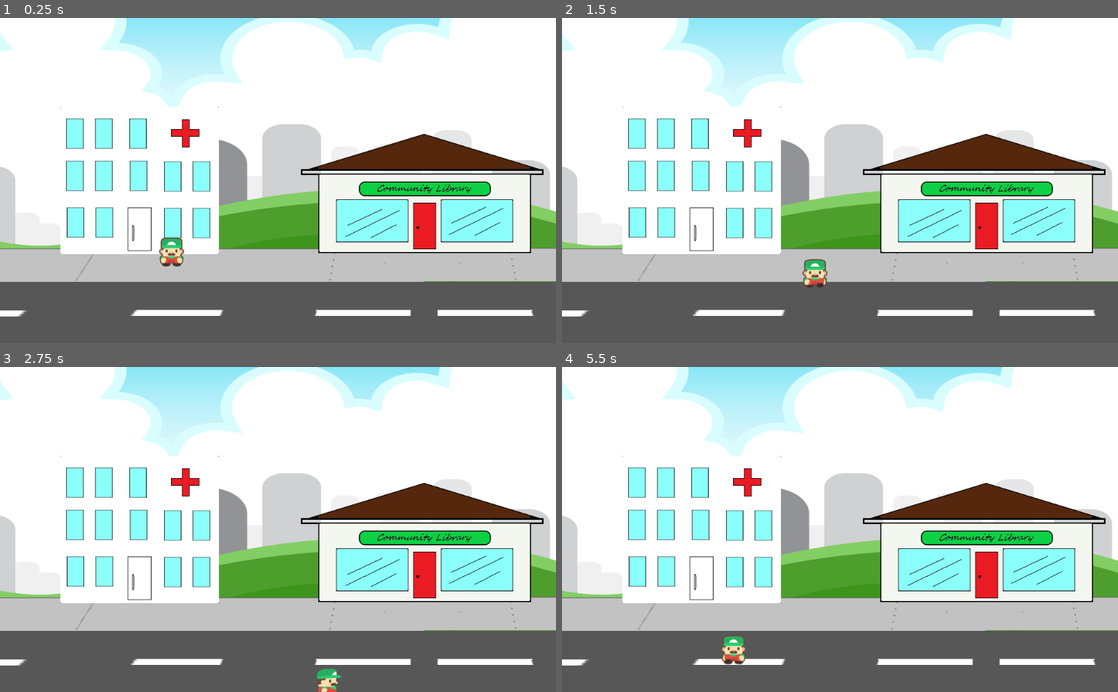
Above: before the commit, frames 1-4 (two rows, left to right).
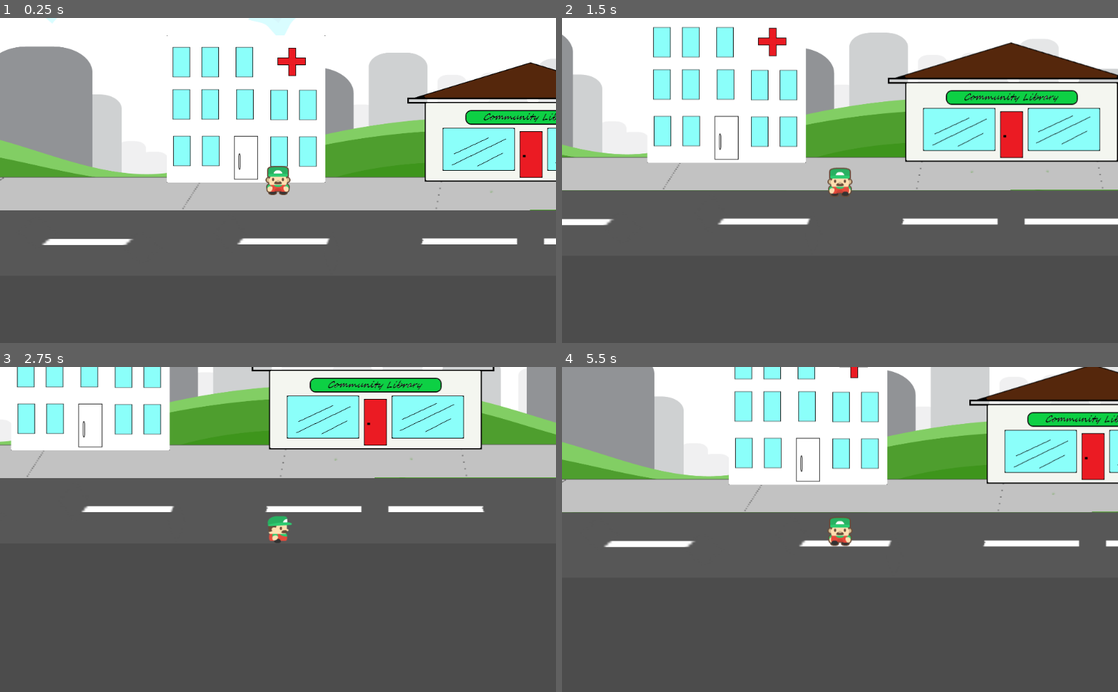
Above: after the commit, the same moments.

Repository: richard-porteous/HeroRPG
Game: Godot game, scene res://scene1.tscn
Same seed, same stepped clock (60 frames per second), same inputs: the game is played once before the commit and once after it.
Inputs:
- Up to frame 1 (0.25 s): no input
- Up to frame 2 (1.5 s): tap Enter at 0.5 s; hold Right (right) 0.53-1.28 s; hold Down (down) from 1.28 s (still down)
- Up to frame 3 (2.75 s): release Down (down) at 2.03 s; hold Right (right) from 2.03 s (still down)
- Up to frame 4 (5.5 s): release Right (right) at 2.78 s; hold Up (up) 2.78-3.53 s; hold Left (left) 3.53-5.03 s; hold Down (down) from 5.03 s (still down)

The runs differ from the first frame. In frame 1, 63% of the frame differs, in the area x 0-100%, y 0-92%; in frame 2, 64%; in frame 3, 74%, in the area x 0-100%, y 0-100%; in frame 4, 72%.

Commit message:
Add camera

Diff:
--- /dev/null
+++ b/Camera2D.gd
@@ -0,0 +1,8 @@
+extends Camera2D
+onready var player = get_node("/root/Node2D/Player")
+
+func _ready():
+	pass
+
+func _physics_process(_delta):
+	position = player.position
--- a/scene1.tscn
+++ b/scene1.tscn
@@ -7,8 +7,13 @@
 [ext_resource path="res://Assets/streetL.png" type="Texture" id=5]
 [ext_resource path="res://Assets/background/layer-1.png" type="Texture" id=6]
 [ext_resource path="res://characters/player/player.tscn" type="PackedScene" id=7]
+[ext_resource path="res://Camera2D.gd" type="Script" id=8]
 
 [node name="Node2D" type="Node2D"]
+
+[node name="Camera2D" type="Camera2D" parent="."]
+current = true
+script = ExtResource( 8 )
 
 [node name="Background" type="Sprite" parent="."]
 position = Vector2( 777, 228 )
Not shown: 1 places in scene1.tscn that only renumber resources
